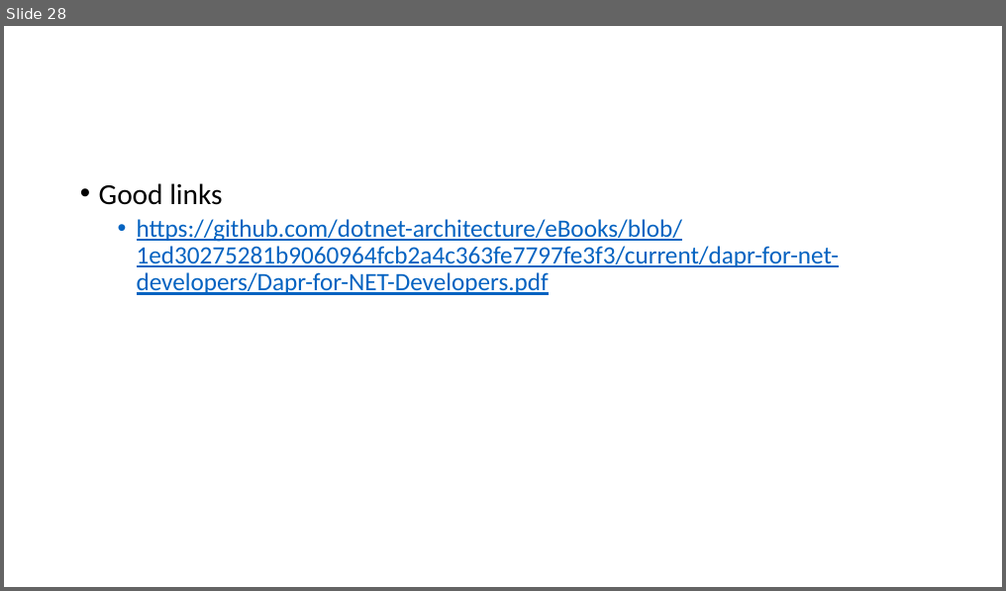
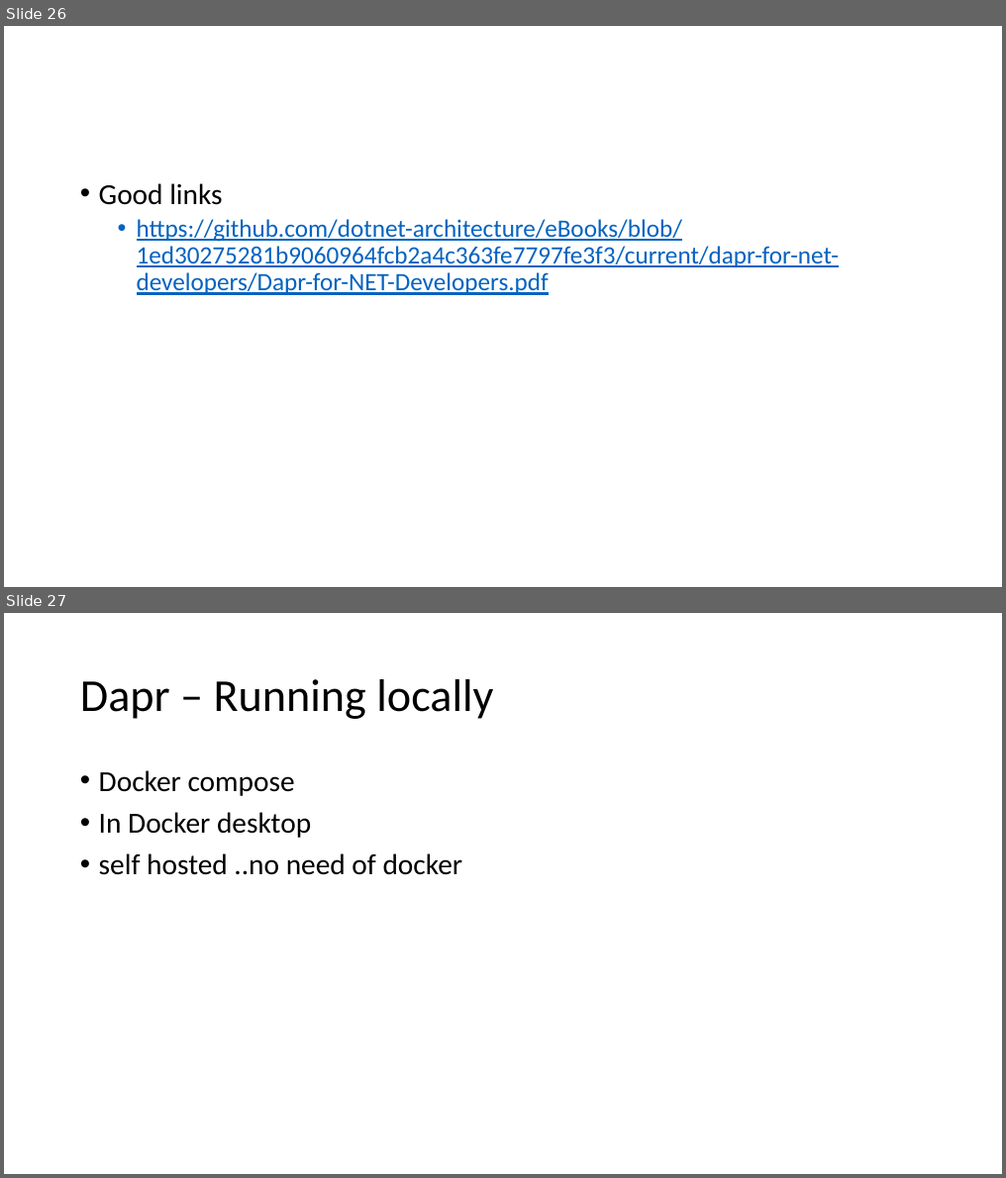
Before and after one commit to cs-samvith/space-app-platform, a slide deck: container-apps.pptx. Shown one above the other, each under a label of ours: slide 28 before the commit, slides 26 and 27 after it. The pictures are 1006x591 and 1006x1178 pixels, drawn with LibreOffice and Linux fonts; fonts in the diff are those of the drawing. Boxes give left, top, right and bottom in pixels: in the first picture for what was removed or moved away, otherwise in the second. Text is boxed around its words. In the diff, an @@ line names an element or a change of style, - is before the commit and + after.

```diff
--- a/container-apps.pptx
+++ b/container-apps.pptx
@@ slide 27 added at box(4, 613, 1002, 1174), background #FFFFFF @@
@@ title added at box(80, 679, 493, 719), 44 pt, text #000000 @@
+Dapr – Running locally
@@ text added at box(99, 770, 463, 875), 28 pt, text #000000 @@
+• Docker compose
+• In Docker desktop
+• self hosted ..no need of docker
@@ what was slide 28 is now slide 26 @@
```
Also in this commit, not shown: 5 slides changed, 8 other slides added, 10 slides removed, 13 other files.
